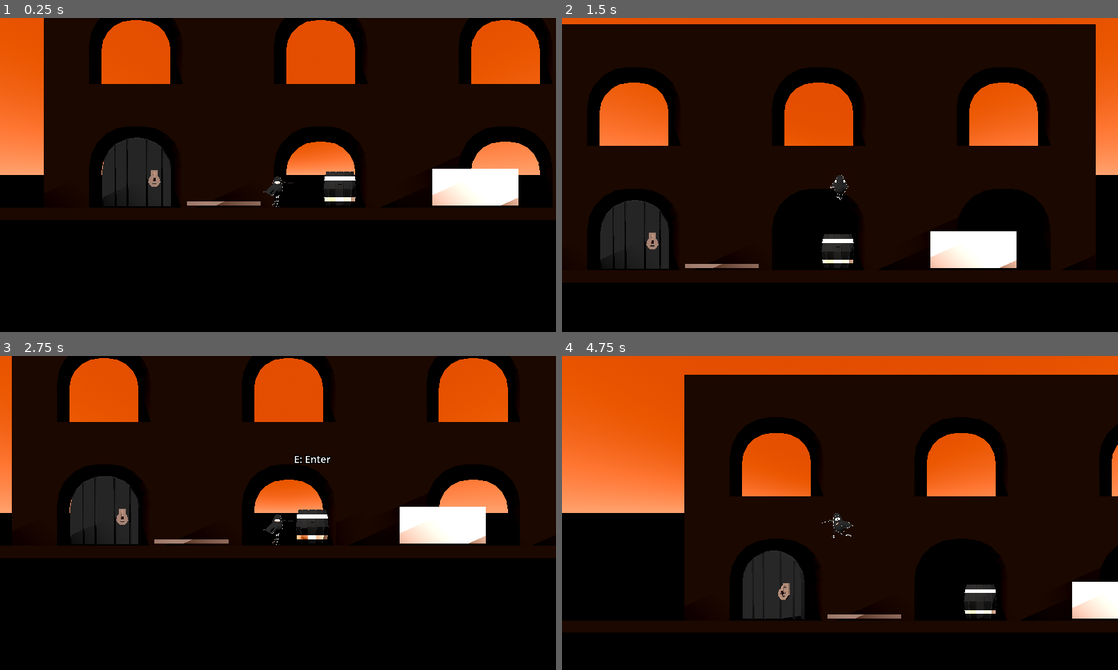
Above: before the commit, frames 1-4 (two rows, left to right).
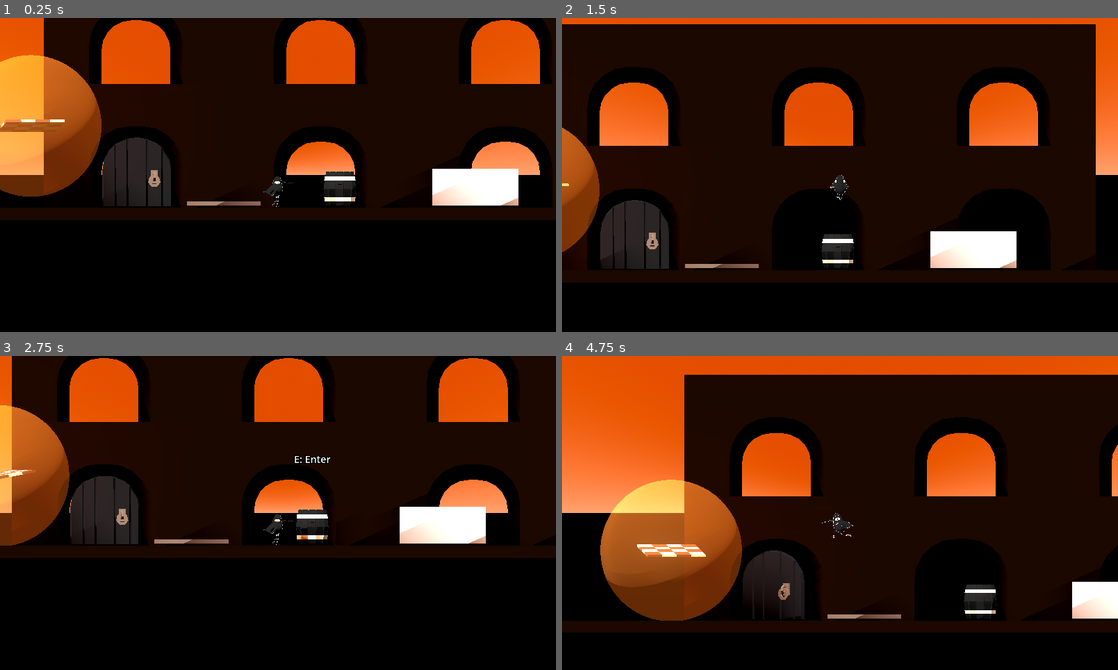
Above: after the commit, the same moments.

Repository: puleri/godot-test
Game: Godot game, scene res://scenes/Main.tscn
Same seed, same stepped clock (60 frames per second), same inputs: the game is played once before the commit and once after it.
Inputs:
- Up to frame 1 (0.25 s): no input
- Up to frame 2 (1.5 s): hold D (move_right) 0.53-1.28 s; tap E (interact) at 0.6, 1.35 s; tap Space (jump) at 0.77 s; hold S (move_down) from 1.28 s (still down)
- Up to frame 3 (2.75 s): tap Space (jump) at 1.52 s; release S (move_down) at 2.03 s; hold D (move_right) from 2.03 s (still down); tap E (interact) at 2.1 s
- Up to frame 4 (4.75 s): release D (move_right) at 2.78 s; hold W (move_up) 2.78-3.53 s; tap E (interact) at 2.85, 3.6, 4.35 s; tap Space (jump) at 3.02, 3.77, 4.52 s; hold A (move_left) from 3.53 s (still down)

The runs differ from the first frame. In frame 1, 6.5% of the frame differs, in the area x 0-19%, y 11-57%; in frame 2, 1.9%; in frame 3, 4.3%; in frame 4, 9.6%, in the area x 6-53%, y 39-85%.

Commit message:
isometric phase

Diff:
--- a/scenes/Main.tscn
+++ b/scenes/Main.tscn
@@ -60,6 +60,13 @@
 albedo_color = Color(0.07, 0.08, 0.1, 1)
 roughness = 0.36
 
+[sub_resource type="StandardMaterial3D" id="StandardMaterial3D_isometric_chessboard_glow"]
+transparency = 1
+albedo_color = Color(1, 0.62, 0.22, 0.2)
+emission_enabled = true
+emission = Color(1, 0.45, 0.12, 1)
+emission_energy_multiplier = 1.9
+
 [sub_resource type="ProceduralSkyMaterial" id="ProceduralSkyMaterial_c01mt"]
 sky_top_color = Color(0.747417, 0.25295204, 0, 1)
 sky_horizon_color = Color(0.9325592, 0.53330976, 0.36213818, 1)
@@ -136,6 +143,7 @@
 mesh = SubResource("SphereMesh_chessboard_glow")
 
 [node name="GlowLight" type="OmniLight3D" parent="ChessboardTrigger" unique_id=282953711]
+transform = Transform3D(1, 0, 0, 0, 1.0000001, 1.4901161e-08, 0, -1.4901161e-08, 1.0000001, 0.5282707, 0.028800845, -0.057199538)
 light_color = Color(0.42, 0.66, 1, 1)
 light_energy = 1.1
 omni_range = 4.0
@@ -222,6 +230,105 @@
 material_override = SubResource("StandardMaterial3D_tile_light")
 mesh = SubResource("BoxMesh_chessboard_tile")
 
+[node name="StaticIsometricChessboardTrigger" type="Area3D" parent="." unique_id=123585369]
+transform = Transform3D(1, 0, 0, 0, 0.9848077, 0.17364818, 0, -0.17364818, 0.9848077, -4.015081, 1.2, 0.9361477)
+script = ExtResource("2_smb6l")
+target_transition_method = &"transition_to_phase_3_static_isometric"
+
+[node name="CollisionShape3D" type="CollisionShape3D" parent="StaticIsometricChessboardTrigger" unique_id=1424355701]
+shape = SubResource("BoxShape3D_chessboard_trigger")
+
+[node name="Glow" type="MeshInstance3D" parent="StaticIsometricChessboardTrigger" unique_id=45624657]
+material_override = SubResource("StandardMaterial3D_isometric_chessboard_glow")
+mesh = SubResource("SphereMesh_chessboard_glow")
+
+[node name="GlowLight" type="OmniLight3D" parent="StaticIsometricChessboardTrigger" unique_id=638778103]
+light_color = Color(1, 0.54, 0.24, 1)
+light_energy = 1.2
+omni_range = 4.0
+
+[node name="Board" type="Node3D" parent="StaticIsometricChessboardTrigger" unique_id=673664478]
+
+[node name="Tile00" type="MeshInstance3D" parent="StaticIsometricChessboardTrigger/Board" unique_id=1018248744]
+transform = Transform3D(1, 0, 0, 0, 1, 0, 0, 0, 1, -0.36, 0, -0.36)
+material_override = SubResource("StandardMaterial3D_tile_light")
+mesh = SubResource("BoxMesh_chessboard_tile")
+
+[node name="Tile01" type="MeshInstance3D" parent="StaticIsometricChessboardTrigger/Board" unique_id=678001642]
+transform = Transform3D(1, 0, 0, 0, 1, 0, 0, 0, 1, -0.12, 0, -0.36)
+material_override = SubResource("StandardMaterial3D_tile_dark")
+mesh = SubResource("BoxMesh_chessboard_tile")
+
+[node name="Tile02" type="MeshInstance3D" parent="StaticIsometricChessboardTrigger/Board" unique_id=625996749]
+transform = Transform3D(1, 0, 0, 0, 1, 0, 0, 0, 1, 0.12, 0, -0.36)
+material_override = SubResource("StandardMaterial3D_tile_light")
+mesh = SubResource("BoxMesh_chessboard_tile")
+
+[node name="Tile03" type="MeshInstance3D" parent="StaticIsometricChessboardTrigger/Board" unique_id=1844496428]
+transform = Transform3D(1, 0, 0, 0, 1, 0, 0, 0, 1, 0.36, 0, -0.36)
+material_override = SubResource("StandardMaterial3D_tile_dark")
+mesh = SubResource("BoxMesh_chessboard_tile")
+
+[node name="Tile10" type="MeshInstance3D" parent="StaticIsometricChessboardTrigger/Board" unique_id=1743868380]
+transform = Transform3D(1, 0, 0, 0, 1, 0, 0, 0, 1, -0.36, 0, -0.12)
+material_override = SubResource("StandardMaterial3D_tile_dark")
+mesh = SubResource("BoxMesh_chessboard_tile")
+
+[node name="Tile11" type="MeshInstance3D" parent="StaticIsometricChessboardTrigger/Board" unique_id=691903384]
+transform = Transform3D(1, 0, 0, 0, 1, 0, 0, 0, 1, -0.12, 0, -0.12)
+material_override = SubResource("StandardMaterial3D_tile_light")
+mesh = SubResource("BoxMesh_chessboard_tile")
+
+[node name="Tile12" type="MeshInstance3D" parent="StaticIsometricChessboardTrigger/Board" unique_id=981710635]
+transform = Transform3D(1, 0, 0, 0, 1, 0, 0, 0, 1, 0.12, 0, -0.12)
+material_override = SubResource("StandardMaterial3D_tile_dark")
+mesh = SubResource("BoxMesh_chessboard_tile")
+
+[node name="Tile13" type="MeshInstance3D" parent="StaticIsometricChessboardTrigger/Board" unique_id=1063303295]
+transform = Transform3D(1, 0, 0, 0, 1, 0, 0, 0, 1, 0.36, 0, -0.12)
+material_override = SubResource("StandardMaterial3D_tile_light")
+mesh = SubResource("BoxMesh_chessboard_tile")
+
+[node name="Tile20" type="MeshInstance3D" parent="StaticIsometricChessboardTrigger/Board" unique_id=1869076823]
+transform = Transform3D(1, 0, 0, 0, 1, 0, 0, 0, 1, -0.36, 0, 0.12)
+material_override = SubResource("StandardMaterial3D_tile_light")
+mesh = SubResource("BoxMesh_chessboard_tile")
+
+[node name="Tile21" type="MeshInstance3D" parent="StaticIsometricChessboardTrigger/Board" unique_id=1117517808]
+transform = Transform3D(1, 0, 0, 0, 1, 0, 0, 0, 1, -0.12, 0, 0.12)
+material_override = SubResource("StandardMaterial3D_tile_dark")
+mesh = SubResource("BoxMesh_chessboard_tile")
+
+[node name="Tile22" type="MeshInstance3D" parent="StaticIsometricChessboardTrigger/Board" unique_id=431007225]
+transform = Transform3D(1, 0, 0, 0, 1, 0, 0, 0, 1, 0.12, 0, 0.12)
+material_override = SubResource("StandardMaterial3D_tile_light")
+mesh = SubResource("BoxMesh_chessboard_tile")
+
+[node name="Tile23" type="MeshInstance3D" parent="StaticIsometricChessboardTrigger/Board" unique_id=1667473054]
+transform = Transform3D(1, 0, 0, 0, 1, 0, 0, 0, 1, 0.36, 0, 0.12)
+material_override = SubResource("StandardMaterial3D_tile_dark")
+mesh = SubResource("BoxMesh_chessboard_tile")
+
+[node name="Tile30" type="MeshInstance3D" parent="StaticIsometricChessboardTrigger/Board" unique_id=449622938]
+transform = Transform3D(1, 0, 0, 0, 1, 0, 0, 0, 1, -0.36, 0, 0.36)
+material_override = SubResource("StandardMaterial3D_tile_dark")
+mesh = SubResource("BoxMesh_chessboard_tile")
+
+[node name="Tile31" type="MeshInstance3D" parent="StaticIsometricChessboardTrigger/Board" unique_id=704128433]
+transform = Transform3D(1, 0, 0, 0, 1, 0, 0, 0, 1, -0.12, 0, 0.36)
+material_override = SubResource("StandardMaterial3D_tile_light")
+mesh = SubResource("BoxMesh_chessboard_tile")
+
+[node name="Tile32" type="MeshInstance3D" parent="StaticIsometricChessboardTrigger/Board" unique_id=1489596701]
+transform = Transform3D(1, 0, 0, 0, 1, 0, 0, 0, 1, 0.12, 0, 0.36)
+material_override = SubResource("StandardMaterial3D_tile_dark")
+mesh = SubResource("BoxMesh_chessboard_tile")
+
+[node name="Tile33" type="MeshInstance3D" parent="StaticIsometricChessboardTrigger/Board" unique_id=1588061238]
+transform = Transform3D(1, 0, 0, 0, 1, 0, 0, 0, 1, 0.36, 0, 0.36)
+material_override = SubResource("StandardMaterial3D_tile_light")
+mesh = SubResource("BoxMesh_chessboard_tile")
+
 [node name="Barrel" parent="." unique_id=1229816567 instance=ExtResource("6_jlsqs")]
 transform = Transform3D(1, 0, 0, 0, 1, 0, 0, 0, 1, 1.0037005, 0.27649748, 0.033763647)
 
--- a/scripts/chessboard_trigger.gd
+++ b/scripts/chessboard_trigger.gd
@@ -3,6 +3,7 @@
 @export var hover_amplitude: float = 0.12
 @export var hover_frequency: float = 1.4
 @export var rotation_speed: float = 0.7
+@export var target_transition_method: StringName = &"transition_to_phase_2"
 
 var activated: bool = false
 var start_y: float = 0.0
@@ -21,9 +22,9 @@
 	position.y = start_y + sin(elapsed * TAU * hover_frequency) * hover_amplitude
 
 func _on_body_entered(body: Node) -> void:
-	if activated or not body.has_method("transition_to_phase_2"):
+	if activated or not body.has_method(target_transition_method):
 		return
 
 	activated = true
 	set_deferred("monitoring", false)
-	body.transition_to_phase_2(self)
+	body.call(target_transition_method, self)
--- a/scripts/player_controller.gd
+++ b/scripts/player_controller.gd
@@ -3,6 +3,7 @@
 enum ControlPhase {
 	PHASE_1_PLATFORMER,
 	PHASE_2_THIRD_PERSON,
+	PHASE_3_STATIC_ISOMETRIC,
 }
 
 @export var max_walk_speed: float = 5.0
@@ -33,6 +34,10 @@
 @export var phase_2_camera_rotation: Vector3 = Vector3(-0.35, -PI / 2.0, 0.0)
 @export var camera_transition_duration: float = 1.1
 @export var phase_2_camera_fov: float = 62.0
+@export var phase_3_static_camera_position: Vector3 = Vector3(0.0, 2.2, 5.5)
+@export var phase_3_static_camera_rotation: Vector3 = Vector3(deg_to_rad(-30.0), -PI / 4.0, 0.0)
+@export var phase_3_static_camera_size: float = 12.0
+@export var phase_3_camera_transition_duration: float = 1.1
 @export var walk_blend_in_time: float = 0.16
 @export var walk_blend_out_time: float = 0.12
 @export var jump_blend_time: float = 0.05
@@ -59,10 +64,14 @@
 var using_animation_tree: bool = false
 var transition_started: bool = false
 var camera_tween: Tween
+var player_starting_position: Vector3
 var outside_phase_1_camera_position: Vector3
 var outside_phase_1_camera_rotation: Vector3
 var active_phase_1_camera_position: Vector3
 var active_phase_1_camera_rotation: Vector3
+var phase_3_static_camera_pivot: Vector3
+var phase_3_static_camera_base_position: Vector3
+var phase_3_static_camera_base_rotation: Vector3
 var phase_1_camera_flipped := false
 var interaction_locked := false
 var movement_speed_multiplier := 1.0
@@ -86,6 +95,7 @@
 	animation_player = _find_animation_player(self)
 	_cache_player_collision_shapes()
 	global_position.z = side_plane_z
+	player_starting_position = global_position
 	_store_phase_1_camera_defaults()
 
 	if visual_pivot != null:
@@ -110,6 +120,8 @@
 			movement_input = handle_phase_1_movement(delta)
 		ControlPhase.PHASE_2_THIRD_PERSON:
 			movement_input = handle_phase_2_movement(delta)
+		ControlPhase.PHASE_3_STATIC_ISOMETRIC:
+			movement_input = handle_phase_1_movement(delta)
 
 	var jumped := _update_vertical_velocity(delta)
 
@@ -137,17 +149,13 @@
 	return target_velocity.normalized() if target_velocity.length() > 0.0 else Vector3.ZERO
 
 func transition_to_phase_2(trigger: Node = null) -> void:
-	if transition_started:
+	if current_phase != ControlPhase.PHASE_1_PLATFORMER or transition_started:
 		return
 
 	transition_started = true
 	current_phase = ControlPhase.PHASE_2_THIRD_PERSON
 
-	if trigger != null:
-		trigger.hide()
-		if trigger is Area3D:
-			trigger.set_deferred("monitoring", false)
-			trigger.set_deferred("monitorable", false)
+	_deactivate_phase_trigger(trigger)
 
 	var camera_transform := Transform3D.IDENTITY
 	if game_camera != null:
@@ -162,6 +170,34 @@
 		game_camera.projection = Camera3D.PROJECTION_PERSPECTIVE
 		game_camera.fov = phase_2_camera_fov
 		_start_camera_transition()
+
+func transition_to_phase_3_static_isometric(trigger: Node = null) -> void:
+	if current_phase == ControlPhase.PHASE_3_STATIC_ISOMETRIC:
+		return
+
+	current_phase = ControlPhase.PHASE_3_STATIC_ISOMETRIC
+	phase_3_static_camera_pivot = player_starting_position
+	phase_3_static_camera_base_position = phase_3_static_camera_position
+	phase_3_static_camera_base_rotation = phase_3_static_camera_rotation
+	_deactivate_phase_trigger(trigger)
+
+	if game_camera == null:
+		return
+
+	var camera_transform := game_camera.global_transform
+	game_camera.top_level = true
+	game_camera.global_transform = camera_transform
+	game_camera.projection = Camera3D.PROJECTION_ORTHOGONAL
+	_start_static_isometric_camera_transition()
+
+func _deactivate_phase_trigger(trigger: Node) -> void:
+	if trigger == null:
+		return
+
+	trigger.hide()
+	if trigger is Area3D:
+		trigger.set_deferred("monitoring", false)
+		trigger.set_deferred("monitorable", false)
 
 func set_interaction_locked(is_locked: bool) -> void:
 	interaction_locked = is_locked
@@ -206,6 +242,10 @@
 	if camera_tween != null:
 		camera_tween.kill()
 
+	if current_phase == ControlPhase.PHASE_3_STATIC_ISOMETRIC:
+		_start_static_isometric_camera_orbit(is_flipped)
+		return
+
 	if current_phase != ControlPhase.PHASE_1_PLATFORMER or game_camera == null or phase_1_camera_flip_duration <= 0.0:
 		active_phase_1_camera_position = target_position
 		active_phase_1_camera_rotation = target_rotation
@@ -354,6 +394,40 @@
 	camera_tween.set_ease(Tween.EASE_OUT)
 	camera_tween.tween_property(game_camera, "position", phase_2_camera_position, camera_transition_duration)
 	camera_tween.tween_property(game_camera, "rotation", phase_2_camera_rotation, camera_transition_duration)
+
+func _start_static_isometric_camera_transition() -> void:
+	if camera_tween != null:
+		camera_tween.kill()
+
+	camera_tween = create_tween()
+	camera_tween.set_parallel(true)
+	camera_tween.set_trans(Tween.TRANS_CUBIC)
+	camera_tween.set_ease(Tween.EASE_OUT)
+	camera_tween.tween_property(game_camera, "global_position", phase_3_static_camera_position, phase_3_camera_transition_duration)
+	camera_tween.tween_property(game_camera, "global_rotation", phase_3_static_camera_rotation, phase_3_camera_transition_duration)
+	camera_tween.tween_property(game_camera, "size", phase_3_static_camera_size, phase_3_camera_transition_duration)
+
+func _start_static_isometric_camera_orbit(is_flipped: bool) -> void:
+	if game_camera == null:
+		return
+
+	var orbit_angle := PI / -2.0 if is_flipped else 0.0
+	var orbit_basis := Basis(Vector3.UP, orbit_angle)
+	var target_position := phase_3_static_camera_pivot + orbit_basis * (phase_3_static_camera_base_position - phase_3_static_camera_pivot)
+	var target_rotation := phase_3_static_camera_base_rotation + Vector3(0.0, orbit_angle, 0.0)
+	var duration := maxf(phase_1_camera_flip_duration, 0.0)
+
+	if duration <= 0.0:
+		game_camera.global_position = target_position
+		game_camera.global_rotation = target_rotation
+		return
+
+	camera_tween = create_tween()
+	camera_tween.set_parallel(true)
+	camera_tween.set_trans(Tween.TRANS_SINE)
+	camera_tween.set_ease(Tween.EASE_IN_OUT)
+	camera_tween.tween_property(game_camera, "global_position", target_position, duration)
+	camera_tween.tween_property(game_camera, "global_rotation", target_rotation, duration)
 
 func _update_animation(delta: float, jumped: bool) -> void:
 	var normalized_speed := _get_normalized_walk_speed()
